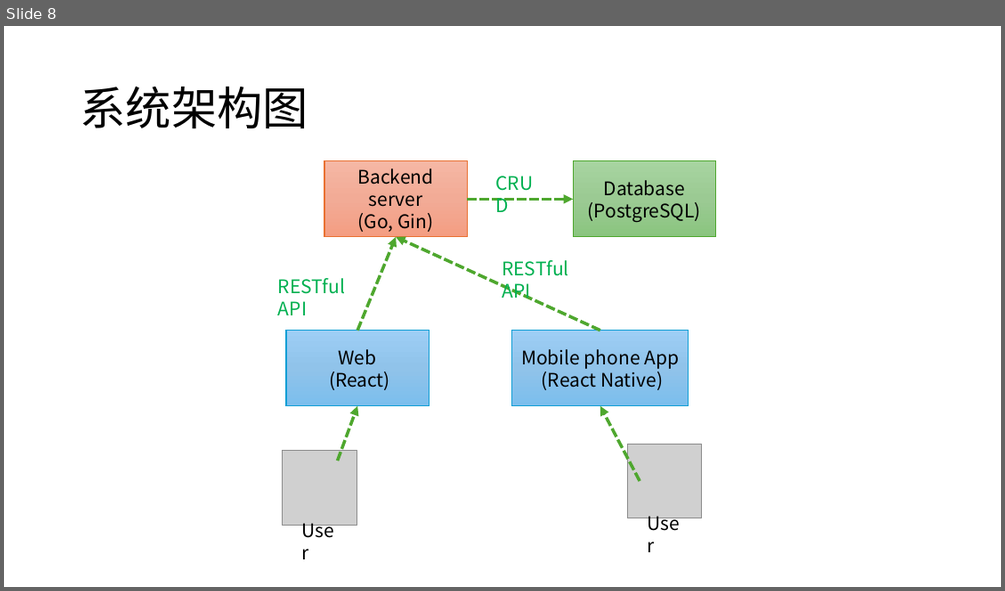
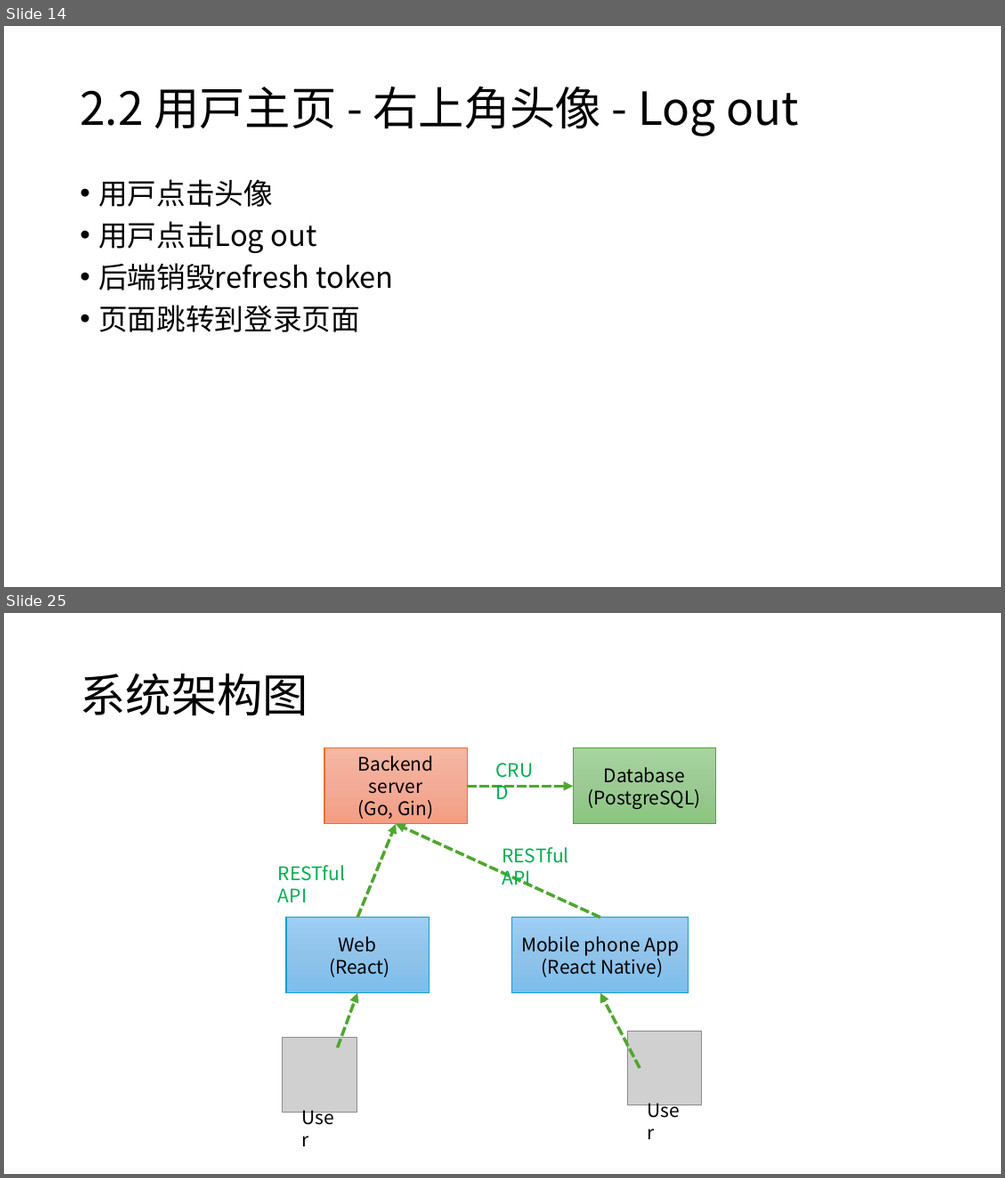
Before and after one commit to w9029/expense_statistics, a slide deck: documents/expenseWebsiteScript.pptx. Shown one above the other, each under a label of ours: slide 8 before the commit, slides 14 and 25 after it; the slides between them are not shown. The pictures are 1005x591 and 1005x1178 pixels, drawn with LibreOffice and Linux fonts; fonts in the diff are those of the drawing; grey boxes stand for pictures. Boxes give left, top, right and bottom in pixels: in the first picture for what was removed or moved away, otherwise in the second. Text is boxed around its words. In the diff, an @@ line names an element or a change of style, - is before the commit and + after.

```diff
--- a/documents/expenseWebsiteScript.pptx
+++ b/documents/expenseWebsiteScript.pptx
@@ slide 14 added at (x1=4, y1=26, x2=1001, y2=587), background #FFFFFF @@
@@ title added at (x1=80, y1=86, x2=799, y2=136), 44 pt, text #000000 @@
+2.2 用户主页 - 右上角头像 - Log out
@@ text added at (x1=98, y1=179, x2=394, y2=332), 28 pt, text #000000 @@
+• 用户点击头像
+• 用户点击Log out
+• 后端销毁refresh token
+• 页面跳转到登录页面
@@ what was slide 8 is now slide 25 @@
```
Also in this commit, not shown: 3 slides changed, 19 other slides added, 3 slides removed, 21 other files.
